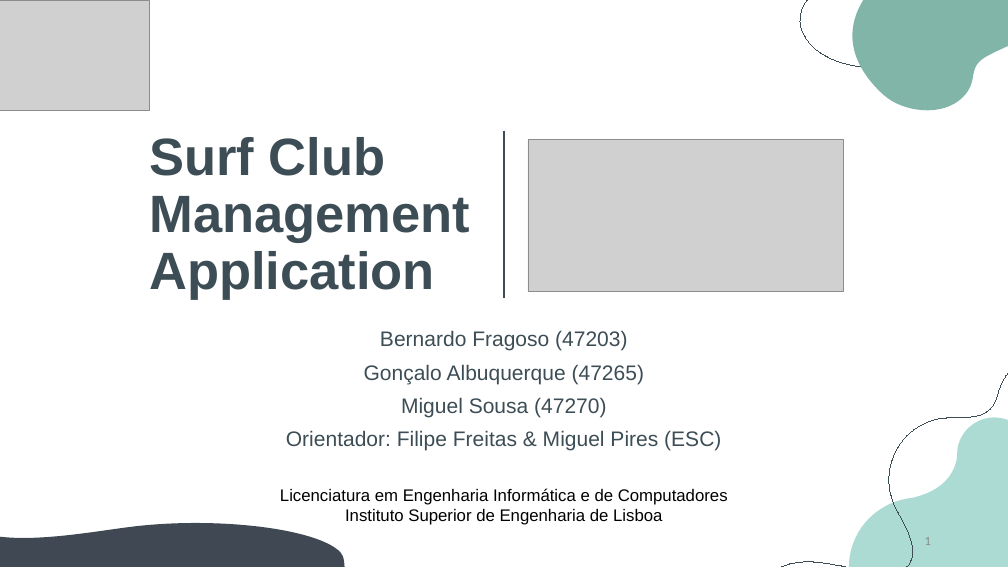
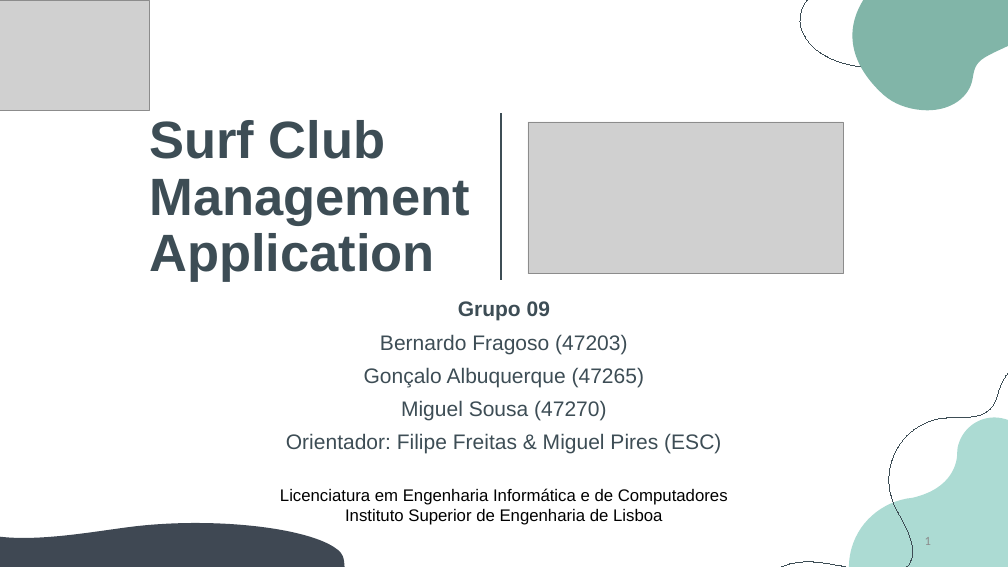
Before and after one commit to BernardoFMF/surf-management-app, a slide deck: slide 1 of docs/demonstration/demonstration.pptx. Drawn at 1008x567 pixels with LibreOffice and Linux fonts; fonts in the diff are those of the drawing; grey boxes stand for pictures. Boxes give left, top, right and bottom in pixels: in the first picture for what was removed or moved away, otherwise in the second. Text is boxed around its words. In the diff, an @@ line names an element or a change of style, - is before the commit and + after.

Commit message:
fixed first slide in presentation

```diff
--- a/docs/demonstration/demonstration.pptx
+++ b/docs/demonstration/demonstration.pptx
@@ text "Surf Club": place and size @@
-text "Surf Club" at bbox=[149, 137, 470, 300]
+text "Surf Club" at bbox=[149, 120, 470, 282]
@@ line moved from (504, 131) - (504, 298) to (501, 113) - (501, 280) @@
@@ picture: place and size @@
-picture at bbox=[528, 140, 843, 292]
+picture at bbox=[528, 122, 843, 274]
@@ subtitle "Grupo 09": place and size @@
-subtitle "Grupo 09" at bbox=[286, 330, 721, 450]
+subtitle "Grupo 09" at bbox=[286, 301, 721, 454]
@@ subtitle at bbox=[458, 301, 550, 321]: paragraph added @@
+Grupo 09
```
Also in this commit, not shown: 1 other file.
